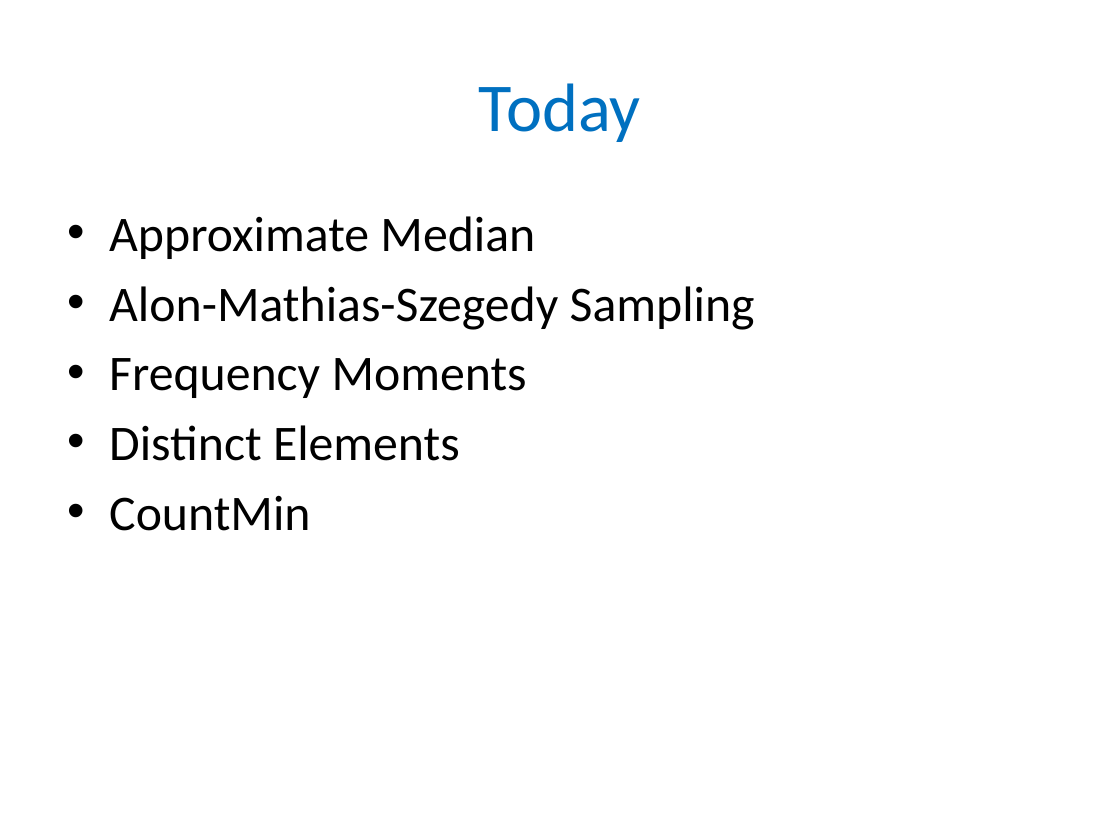
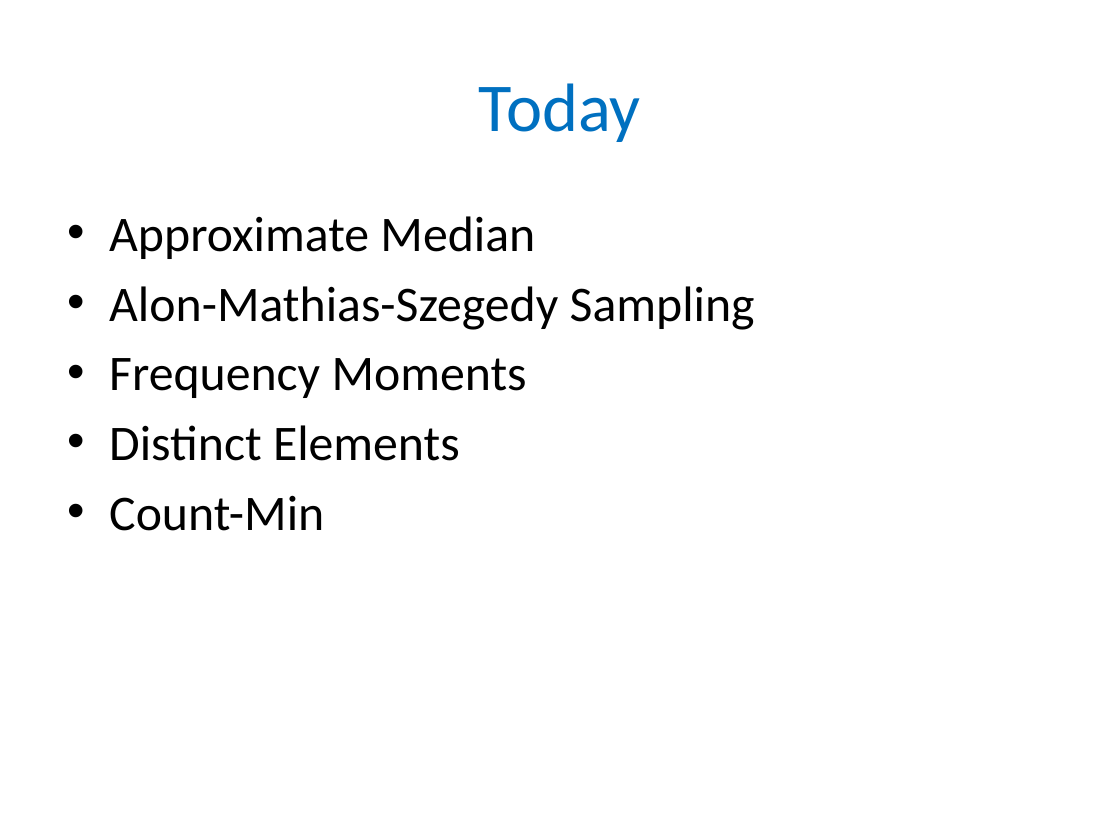
Before and after one commit to gyaroslavtsev/gyaroslavtsev.github.io, a slide deck: slide 3 of files/teaching/sublinear-big-data-2.pptx. Drawn at 1120x840 pixels with LibreOffice and Linux fonts; fonts in the diff are those of the drawing. Boxes give left, top, right and bottom in pixels: in the first picture for what was removed or moved away, otherwise in the second. Text is boxed around its words. In the diff, an @@ line names an element or a change of style, - is before the commit and + after.

```diff
--- a/files/teaching/sublinear-big-data-2.pptx
+++ b/files/teaching/sublinear-big-data-2.pptx
@@ text at bbox=[109, 495, 324, 531]: text changed @@
-• CountMin
+• Count-Min
```
Also in this commit, not shown: 10 other files.
